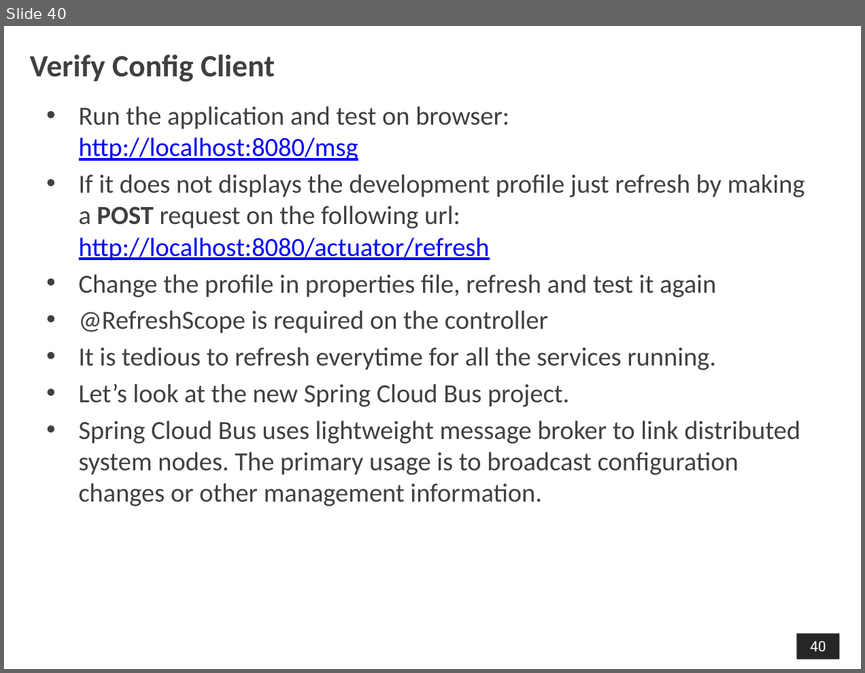
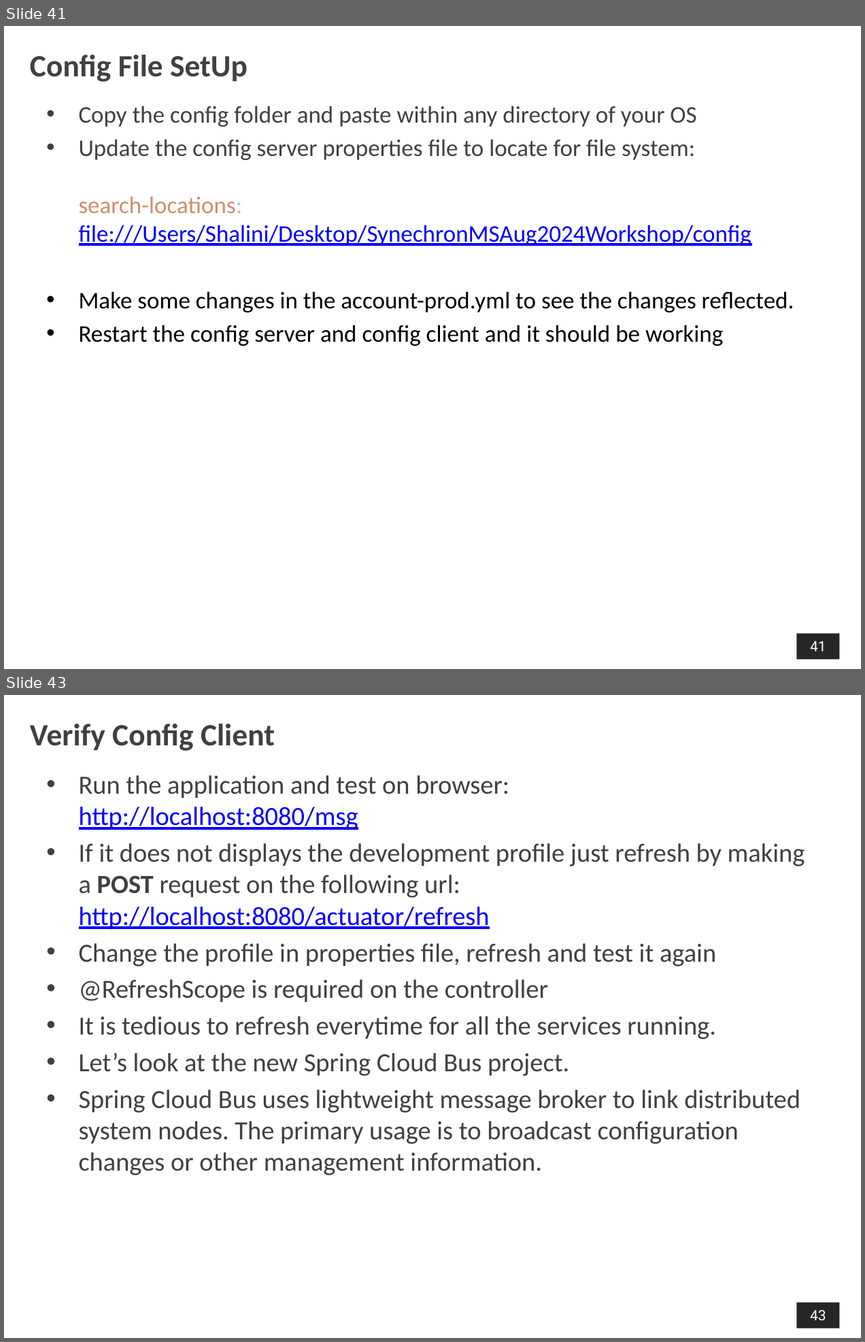
Before and after one commit to shalini06mittal/SynechronMSAug2024WS, a slide deck: ppt/102_Microservices_Cloud_CB_Config.pptx. Shown one above the other, each under a label of ours: slide 40 before the commit, slides 41 and 43 after it; the slides between them are not shown. The pictures are 865x673 and 865x1342 pixels, drawn with LibreOffice and Linux fonts; fonts in the diff are those of the drawing; background and template pictures are left out. Boxes give left, top, right and bottom in pixels: in the first picture for what was removed or moved away, otherwise in the second. Text is boxed around its words. In the diff, an @@ line names an element or a change of style, - is before the commit and + after.

Commit message:
cloud config ppt

```diff
--- a/ppt/102_Microservices_Cloud_CB_Config.pptx
+++ b/ppt/102_Microservices_Cloud_CB_Config.pptx
@@ slide 41 added at bbox=[4, 26, 861, 669], background picture (left out); not listed: 1 template element that a slide beside it also shows @@
@@ title added at bbox=[30, 55, 247, 82], 26 pt, text #404040, bold @@
+Config File SetUp
@@ text added at bbox=[79, 106, 794, 346], 20 pt, text #000000 @@
+• Copy the config folder and paste within any directory of your OS
+• Update the config server properties file to locate for file system:
+  search-locations: file:///Users/Shalini/Desktop/SynechronMSAug2024Workshop/config
+• Make some changes in the account-prod.yml to see the changes reflected.
+• Restart the config server and config client and it should be working
@@ what was slide 40 is now slide 43 @@
@@ page number at bbox=[810, 1310, 826, 1320]: text changed @@
-40
+43
```
Also in this commit, not shown: 4 slides changed, 3 other slides added, 1 other file.
